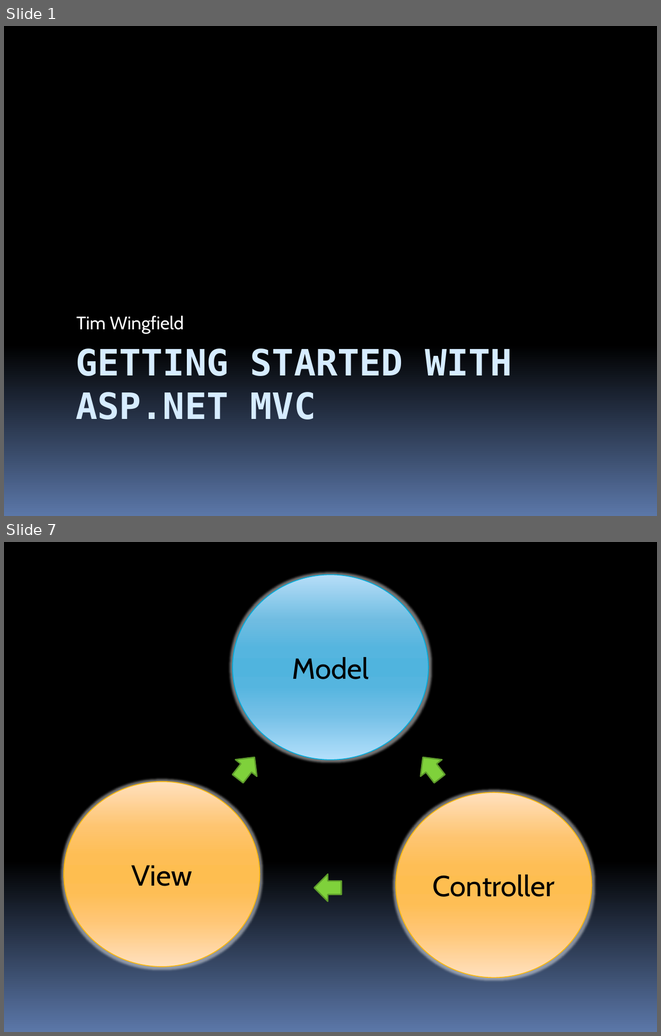
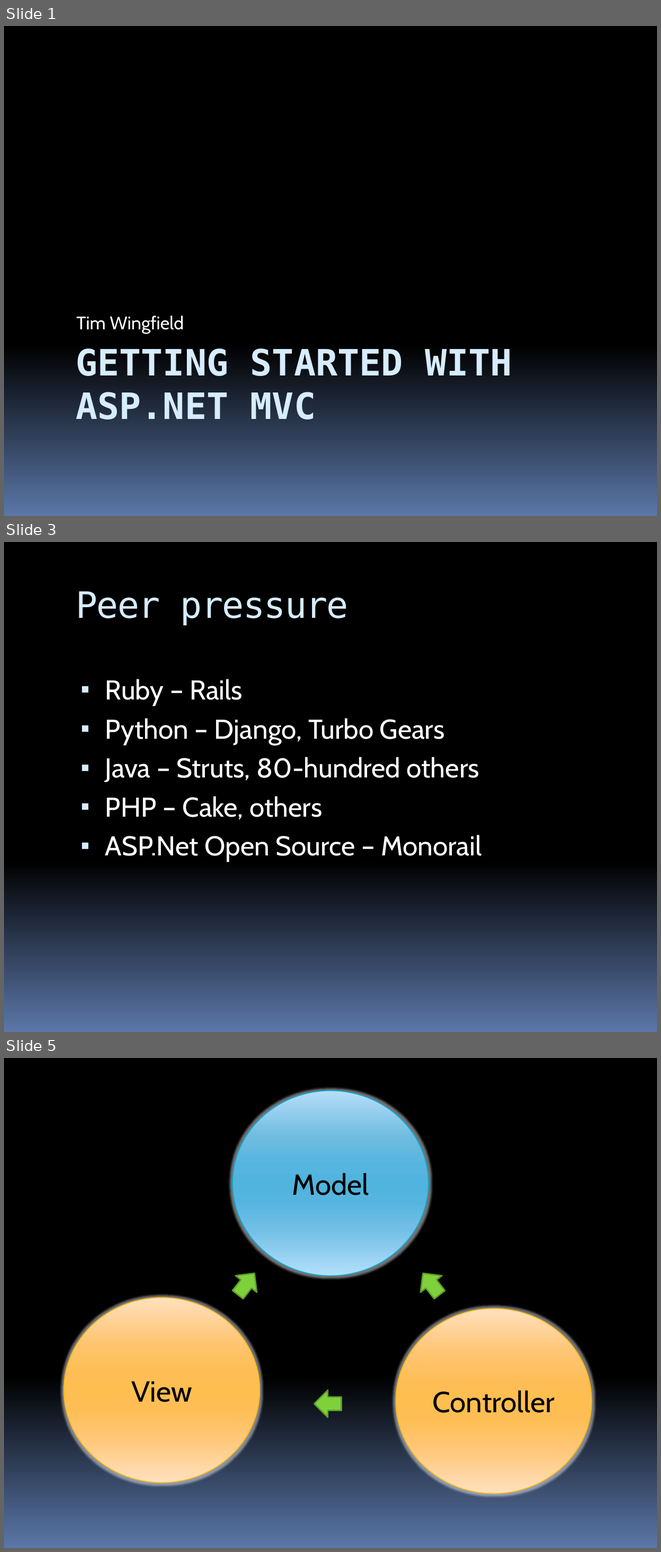
Before and after one commit to stevenharman/codeincubator, a slide deck: Samples/Getting-Started-With-MVC/Getting Started with MVC.pptx. Shown one above the other, each under a label of ours: slides 1 and 7 before the commit, slides 1, 3 and 5 after it; the slides between them are not shown. The pictures are 661x1036 and 661x1552 pixels, drawn with LibreOffice and Linux fonts; fonts in the diff are those of the drawing. Boxes give left, top, right and bottom in pixels: in the first picture for what was removed or moved away, otherwise in the second. Text is boxed around its words. In the diff, an @@ line names an element or a change of style, - is before the commit and + after.

```diff
--- a/Samples/Getting-Started-With-MVC/Getting Started with MVC.pptx
+++ b/Samples/Getting-Started-With-MVC/Getting Started with MVC.pptx
@@ slide 3 added at (4,542,657,1032), background gradient #000000 to #5B77A8 @@
@@ title added at (76,591,348,626), 40 pt, text #D6ECFF @@
+Peer pressure
@@ text added at (105,679,482,861), 30 pt, text #FFFFFF @@
+▪ Ruby – Rails
+▪ Python – Django, Turbo Gears
+▪ Java – Struts, 80-hundred others
+▪ PHP – Cake, others
+▪ ASP.Net Open Source – Monorail
@@ what was slide 7 is now slide 5 @@
```
Also in this commit, not shown: 3 slides changed, 6 other slides added, 2 slides removed, 3 other files.
